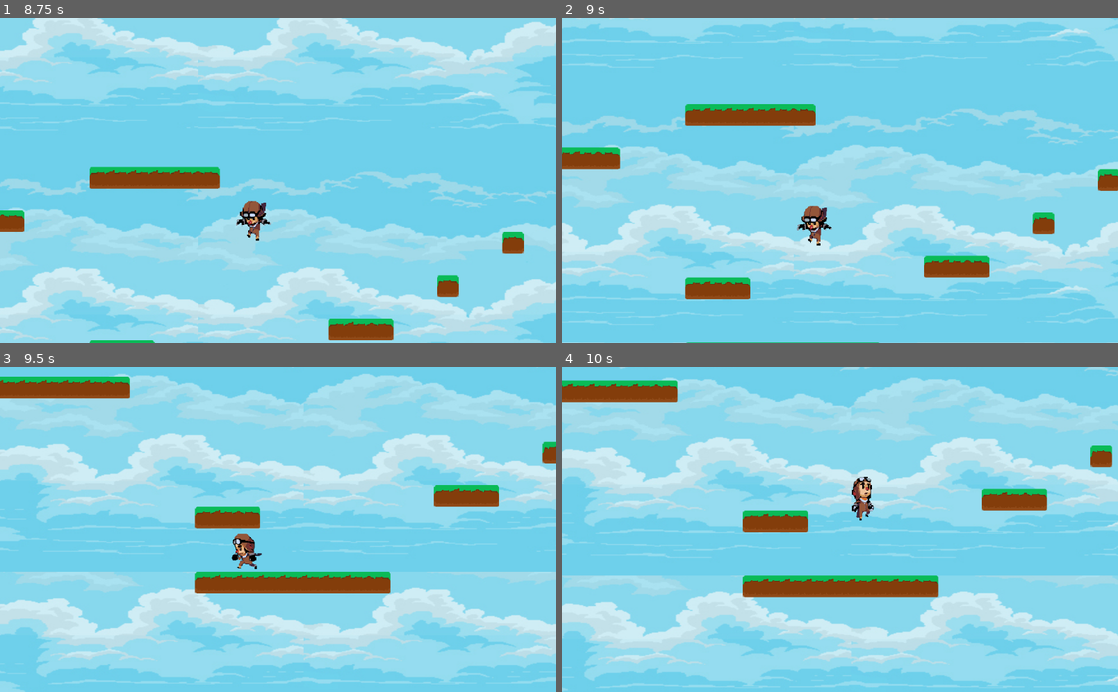
Above: before the commit, frames 1-4 (two rows, left to right).
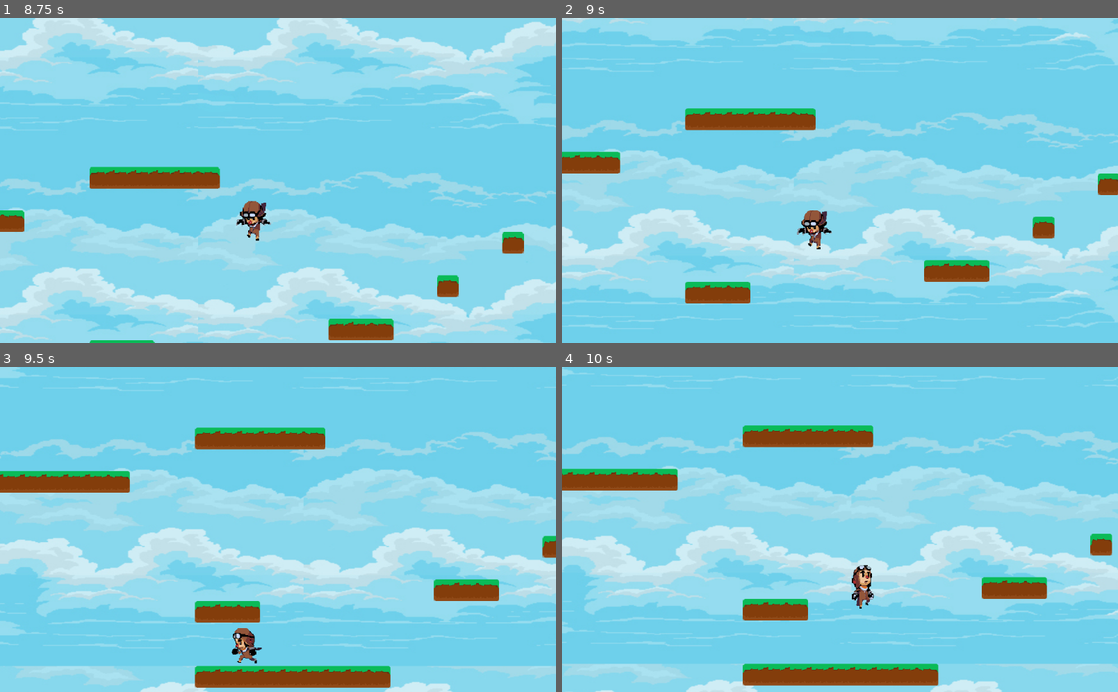
Above: after the commit, the same moments.

Repository: NonADev/AviadorMario
Game: Godot game, scene res://scenes/World.tscn
The game is run twice, just before and just after one commit, with the same random seed, the same clock (stepped at 60 frames per second) and the same inputs.
Inputs:
- Up to frame 1 (8.75 s): hold Right (ui_right) 0.53-2.03 s; tap Up (ui_up) at 0.77, 1.52, 3.02, 3.77, 4.52, 6.02, 6.77, 7.52 s; hold Left (ui_left) 2.03-4.28 s; hold Right (ui_right) 4.28-8.03 s; hold Left (ui_left) from 8.03 s (still down)
- Up to frame 2 (9 s): keep holding Left (ui_left)
- Up to frame 3 (9.5 s): keep holding Left (ui_left); tap Up (ui_up) at 9.02 s
- Up to frame 4 (10 s): release Left (ui_left) at 9.53 s; hold Right (ui_right) from 9.53 s (still down); tap Up (ui_up) at 9.77 s

Frame 1 is identical in both runs. In frame 2, 19% of the frame differs, in the area x 0-100%, y 0-100%; in frame 3, 73%; in frame 4, 72%.

Commit message:
camera limitada

Diff:
--- a/scenes/World.tscn
+++ b/scenes/World.tscn
@@ -78,6 +78,8 @@
 position = Vector2( 16.8548, 35.9188 )
 current = true
 zoom = Vector2( 0.8, 0.8 )
+limit_right = 1920
+limit_bottom = 650
 limit_smoothed = true
 smoothing_enabled = true
 
